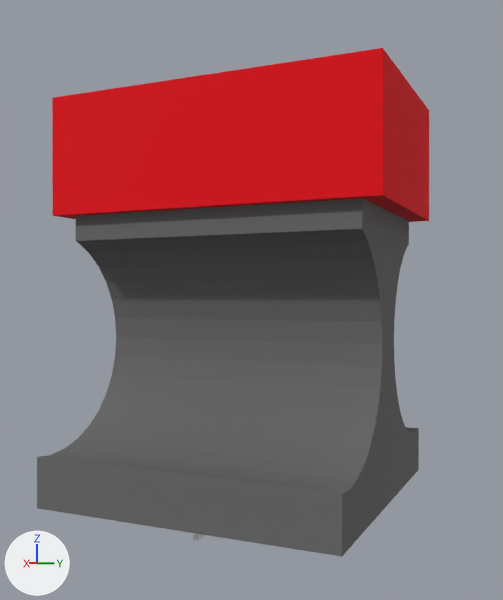
A saved change to the Blender file timbri/ottica.blend.
Rendered twice from a camera (50 mm lens) standing at (7.79, 3.61, 0.56) and looking at (-1.97, -0.84, 0.55). The axes (+X, +Y, +Z) are drawn at lower left. The lights are the same throughout.
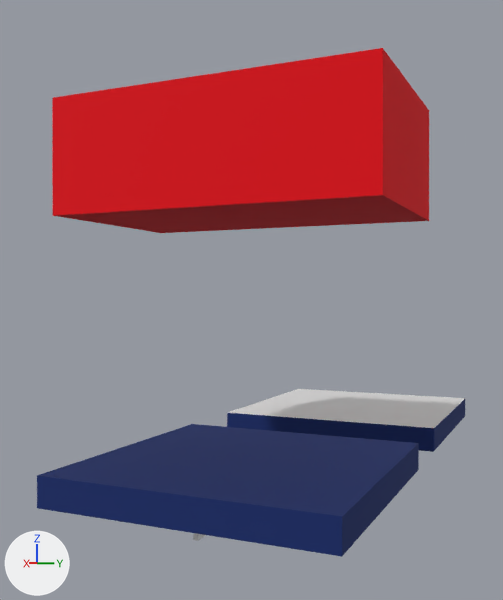
ob_cube_006 is not drawn itself; it is used by a modifier of ob_cube.

The edits, one by one:
Material 'Material.002' (mat_material_002) changes colour from dark grey #696969 to dark blue #122a69; in linear values from (0.141, 0.141, 0.141) to (0.00598, 0.0227, 0.141).
Mesh me_cube_006 is new.
It is a box spanning x -1.0..1.0, y -1.0..1.0, z -1.0..1.0.
Mesh me_cube_007 is new.
It has 142 vertices, 248 faces and spans x -1.0..1.0, y -1.0..1.0, z -0.02..0.19.
Faces by material slot: [247, 1].
It uses material mat_material_002 (dark blue #122a69).
Object 'Cube' (ob_cube) gains a BOOLEAN modifier named 'Boolean.006'.
Modifier setting: object = ob_cube_006.
Modifier setting: operation = 'INTERSECT'.
Object 'Cube.006' (ob_cube_006) is new; it shows me_cube_006.
Its location is (0.0, 0.0, -2.388).
Its scale is (2.31, 2.31, 1.0).
It is now shown.
Object 'Cube.007' (ob_cube_007) is new; it shows me_cube_007.
Its location is (-4.7, 0.0, -1.71).
Its scale is (1.75, 1.75, 1.75).

Where the change shows, as pixel boxes (x1, y1, x2, y2) in the pictures (503 x 600 px):
'Cube', recoloured, reshaped, modifiers changed (grey to blue, 63% shorter)
    before: (37, 198, 419, 557)
    after: (37, 424, 419, 557)
'Cube.005', recoloured
    both: (73, 196, 414, 233)
'Cube.007', added
    after: (227, 389, 465, 452)
    faces in mat_material_002 (dark blue #122969): (227, 399, 465, 452)
